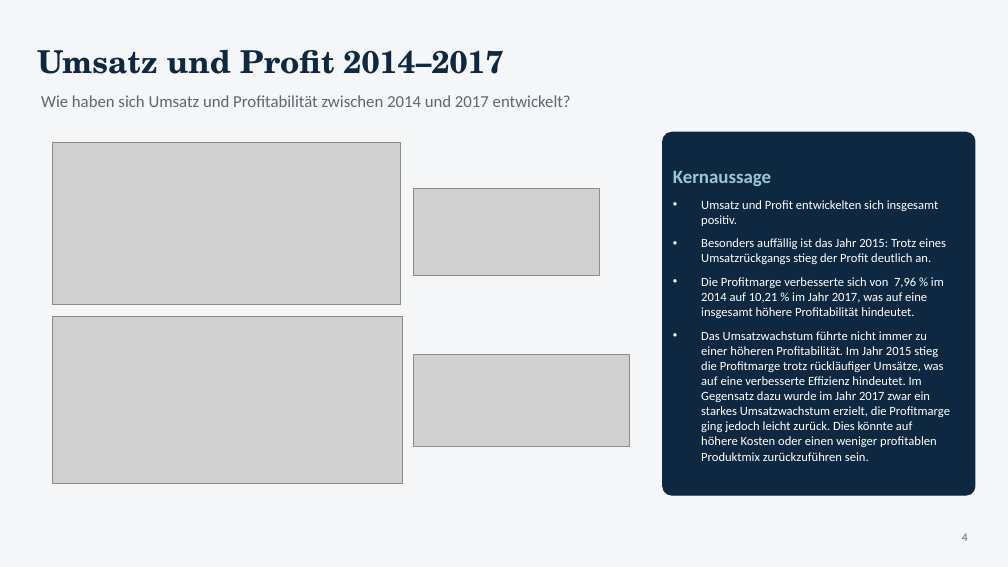
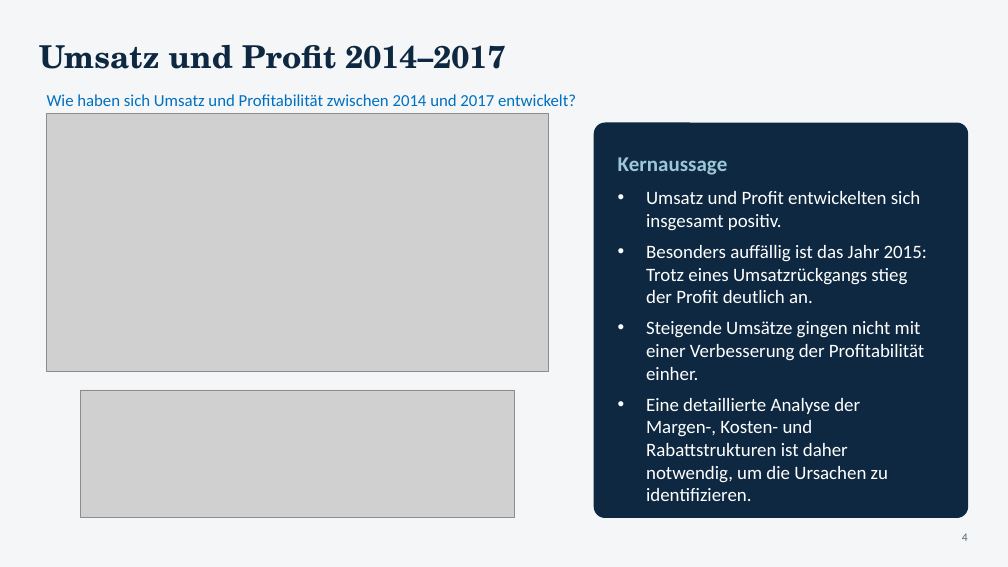
Before and after one commit to Carolyn74/Portfolioprojekt, a slide deck: slide 5 of Power Point/Abschlusspräsentation.pptx (slide 4 before the commit). Drawn at 1008x567 pixels with LibreOffice and Linux fonts; fonts in the diff are those of the drawing; grey boxes stand for pictures. Boxes give left, top, right and bottom in pixels: in the first picture for what was removed or moved away, otherwise in the second. Text is boxed around its words. In the diff, an @@ line names an element or a change of style, - is before the commit and + after.

```diff
--- a/Power Point/Abschlusspräsentation.pptx
+++ b/Power Point/Abschlusspräsentation.pptx
@@ text "Umsatz und Profit 2014–2017": place and size @@
-text "Umsatz und Profit 2014–2017" at bbox=[37, 50, 503, 74]
+text "Umsatz und Profit 2014–2017" at bbox=[39, 45, 505, 69]
@@ text "Wie haben sich Umsatz und ..." at bbox=[47, 94, 576, 106]: text colour #5B6775 to #0070C0 @@
@@ picture added at bbox=[47, 113, 549, 371] @@
@@ picture removed at bbox=[53, 143, 401, 304] @@
@@ rounded rectangle: place and size @@
-rounded rectangle at bbox=[663, 132, 975, 495]
+rounded rectangle at bbox=[594, 123, 968, 518]
@@ text "Kernaussage": place and size @@
-text "Kernaussage" at bbox=[673, 170, 771, 186]
+text "Kernaussage" at bbox=[618, 157, 728, 175]
@@ text "Kernaussage" at bbox=[618, 157, 728, 175]: size 18 to 20 pt @@
@@ picture removed at bbox=[414, 188, 600, 275] @@
@@ text "Umsatz und Profit entwickelten sich ...": place and size @@
-text "Umsatz und Profit entwickelten sich ..." at bbox=[701, 200, 950, 461]
+text "Umsatz und Profit entwickelten sich ..." at bbox=[646, 191, 927, 483]
@@ text at bbox=[646, 191, 927, 303]: size 12 to 18 pt in "Umsatz und Profit entwickelten sich insgesamt positiv.", "Besonders auffällig ist das Jahr 2015: Trotz ..." @@
@@ picture removed at bbox=[53, 317, 403, 484] @@
@@ text at bbox=[646, 321, 924, 483]: text changed; size 12 to 18 pt @@
-• Die Profitmarge verbesserte sich von 7,96 % im 2014 auf 10,21 % im Jahr 2017, was auf eine insgesamt höhere Profitabilität hindeutet.
-• Das Umsatzwachstum führte nicht immer zu einer höheren Profitabilität. Im Jahr 2015 stieg die Profitmarge trotz rückläufiger Umsätze, was auf eine verbesserte Effizienz hindeutet. Im Gegensatz dazu wurde im Jahr 2017 zwar ein starkes Umsatzwachstum erzielt, die Profitmarge ging jedoch leicht zurück. Dies könnte auf höhere Kosten oder einen weniger profitablen Produktmix zurückzuführen sein.
+• Steigende Umsätze gingen nicht mit einer Verbesserung der Profitabilität einher.
+• Eine detaillierte Analyse der Margen-, Kosten- und Rabattstrukturen ist daher notwendig, um die Ursachen zu identifizieren.
@@ picture removed at bbox=[414, 355, 630, 447] @@
@@ picture added at bbox=[81, 390, 515, 518] @@
```
Also in this commit, not shown: 10 other slides changed, 2 slides added, 28 other files.
